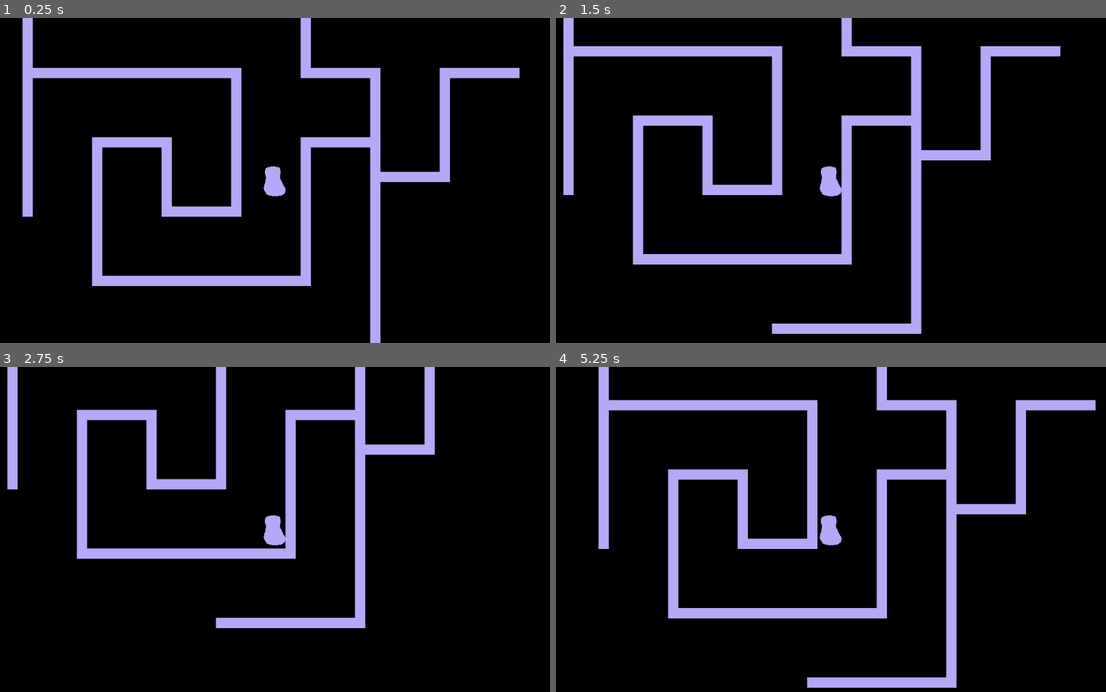
Above: before the commit, frames 1-4 (two rows, left to right).
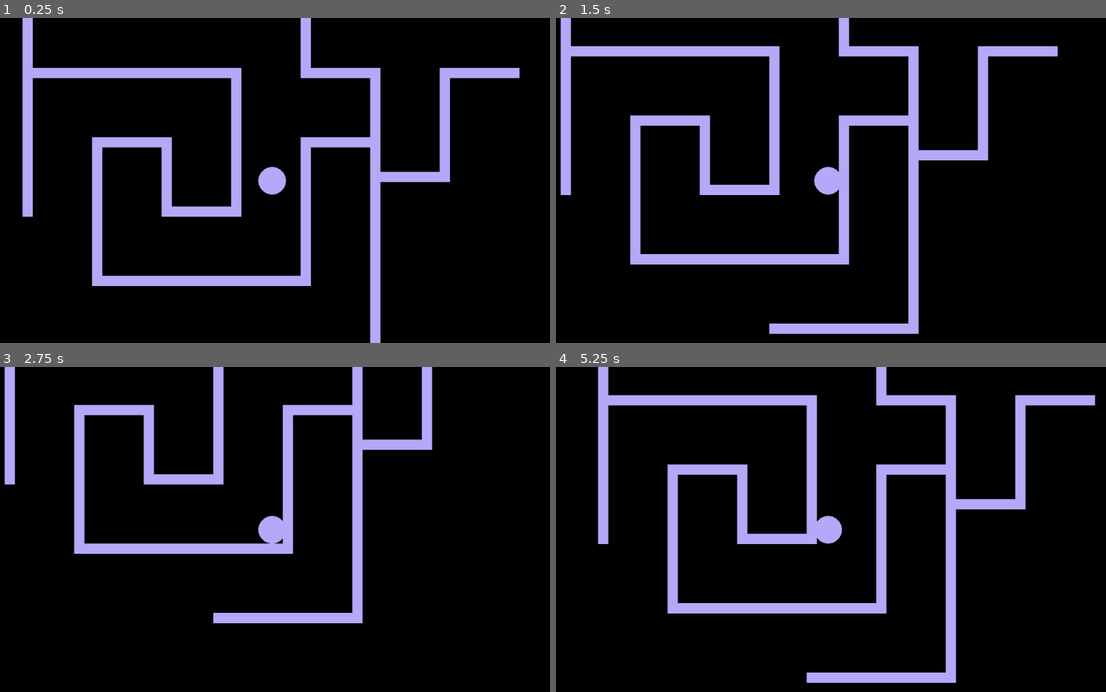
Above: after the commit, the same moments.

Repository: TriusMalarky/Maze_Runner_Test
Game: Godot game, scene res://1.tscn
The game is run twice, just before and just after one commit, with the same random seed, the same clock (stepped at 60 frames per second) and the same inputs.
Inputs:
- Up to frame 1 (0.25 s): no input
- Up to frame 2 (1.5 s): tap Enter at 0.5 s; hold Right (right) 0.53-1.28 s; tap Space at 1.25 s; hold S (down) from 1.28 s (still down)
- Up to frame 3 (2.75 s): release S (down) at 2.03 s; hold Right (right) from 2.03 s (still down)
- Up to frame 4 (5.25 s): tap Enter at 2.75, 5 s; release Right (right) at 2.78 s; hold W (up) 2.78-3.53 s; hold A (left) 3.53-5.03 s; tap Space at 4.25 s; hold S (down) from 5.03 s (still down)

The runs differ from the first frame. In frame 1, 0.2% of the frame differs, in the area x 46-53%, y 45-55%; in frame 2, 4.3%; in frame 3, 7.3%, in the area x 0-80%, y 0-81%; in frame 4, 7.2%.

Commit message:
Player Sprite
Updated the player sprite

Diff:
--- a/1.tscn
+++ b/1.tscn
@@ -1,7 +1,7 @@
 [gd_scene load_steps=19 format=2]
 
 [ext_resource path="res://Tilemap.png" type="Texture" id=1]
-[ext_resource path="res://Player.png" type="Texture" id=2]
+[ext_resource path="res://playercircle.png" type="Texture" id=2]
 [ext_resource path="res://KinematicBody2D.gd" type="Script" id=3]
 
 [sub_resource type="ConvexPolygonShape2D" id=3]
@@ -147,8 +147,8 @@
 } ]
 0/z_index = 0
 
-[sub_resource type="CapsuleShape2D" id=2]
-radius = 22.0
+[sub_resource type="CircleShape2D" id=16]
+radius = 20.0
 
 [node name="Node2D" type="Node2D"]
 
@@ -161,13 +161,12 @@
 position = Vector2( 354, 167 )
 script = ExtResource( 3 )
 
+[node name="Camera2D" type="Camera2D" parent="KinematicBody2D"]
+current = true
+
 [node name="CollisionShape2D" type="CollisionShape2D" parent="KinematicBody2D"]
-position = Vector2( 3, 3 )
-shape = SubResource( 2 )
+light_mask = 407
+shape = SubResource( 16 )
 
 [node name="Sprite" type="Sprite" parent="KinematicBody2D"]
-position = Vector2( 4, 2 )
 texture = ExtResource( 2 )
-
-[node name="Camera2D" type="Camera2D" parent="KinematicBody2D"]
-current = true
Binary file added: playercircle.png
Not shown, added: playercircle.png.import
